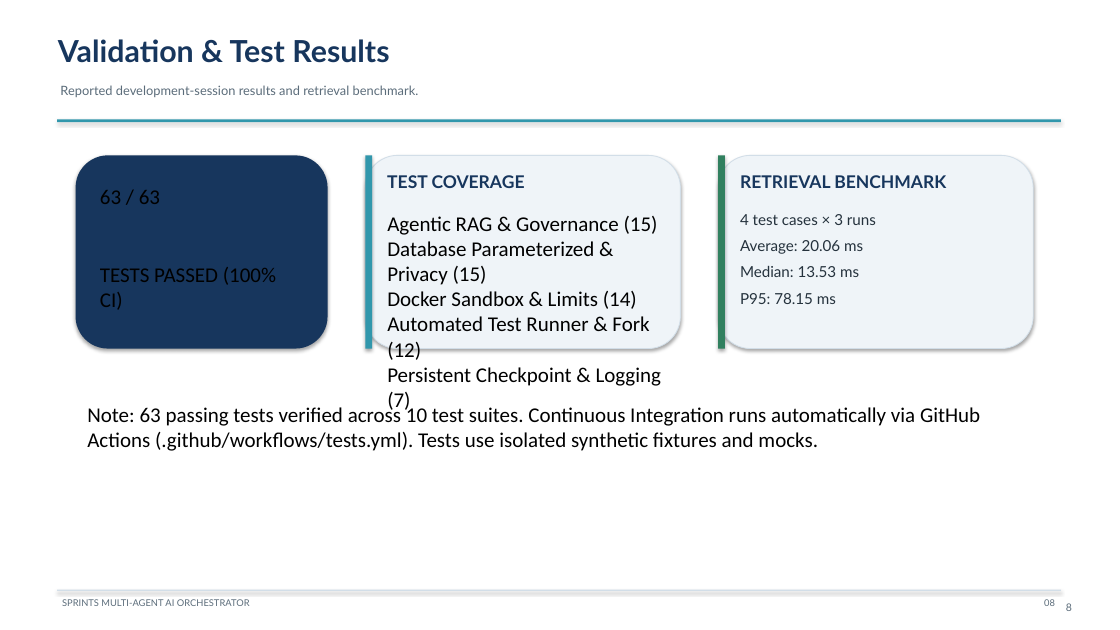
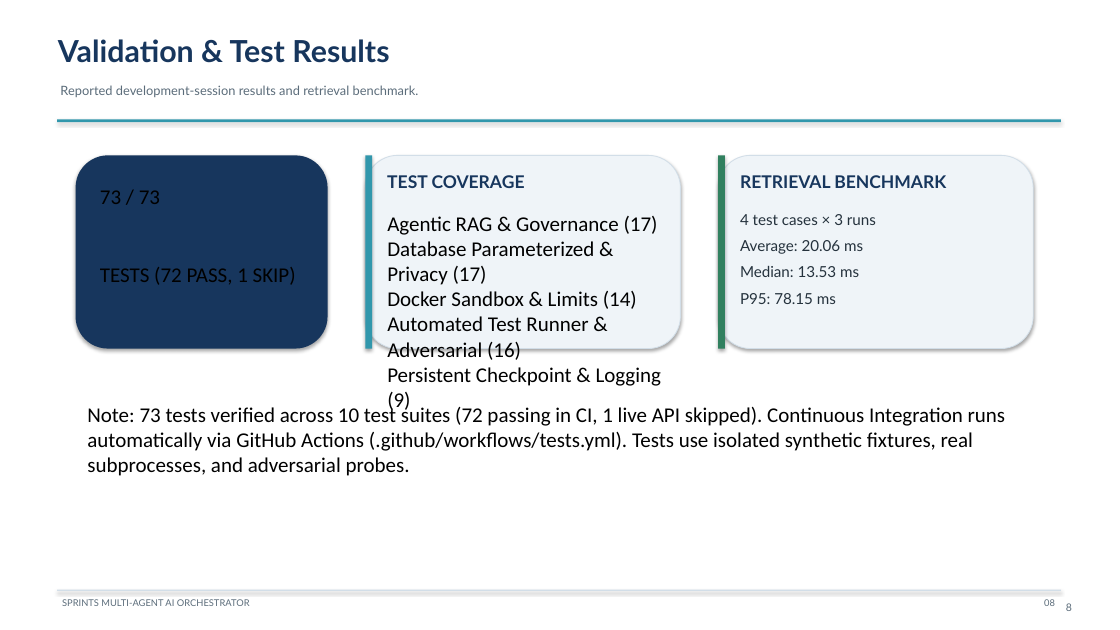
Before and after one commit to PhantomMW/sprints-ai-orchestrator, a slide deck: slide 8 of docs/SPRINTS_AI_ORCHESTRATOR_PRESENTATION.pptx. Drawn at 1120x630 pixels with LibreOffice and Linux fonts; fonts in the diff are those of the drawing. Boxes give left, top, right and bottom in pixels: in the first picture for what was removed or moved away, otherwise in the second. Text is boxed around its words. In the diff, an @@ line names an element or a change of style, - is before the commit and + after.

Commit message:
feat: complete adversarial test runner hardening, cryptographic HMAC HITL session auth, database caller RBAC, and 73-test suite

```diff
--- a/docs/SPRINTS_AI_ORCHESTRATOR_PRESENTATION.pptx
+++ b/docs/SPRINTS_AI_ORCHESTRATOR_PRESENTATION.pptx
@@ text at <box>100,190,160,204</box>: text changed @@
-63 / 63
+73 / 73
@@ text at <box>387,216,658,285</box>: text changed @@
-Agentic RAG & Governance (15)
-Database Parameterized & Privacy (15)
+Agentic RAG & Governance (17)
+Database Parameterized & Privacy (17)
@@ text at <box>100,267,296,285</box>: text changed @@
-TESTS PASSED (100% CI)
+TESTS (72 PASS, 1 SKIP)
@@ text at <box>387,316,662,413</box>: text changed @@
-Automated Test Runner & Fork (12)
-Persistent Checkpoint & Logging (7)
+Automated Test Runner & Adversarial (16)
+Persistent Checkpoint & Logging (9)
@@ text at <box>87,404,1006,476</box>: text changed @@
-Note: 63 passing tests verified across 10 test suites. Continuous Integration runs automatically via GitHub Actions (.github/workflows/tests.yml). Tests use isolated synthetic fixtures and mocks.
+Note: 73 tests verified across 10 test suites (72 passing in CI, 1 live API skipped). Continuous Integration runs automatically via GitHub Actions (.github/workflows/tests.yml). Tests use isolated synthetic fixtures, real subprocesses, and adversarial probes.
```
Also in this commit, not shown: 15 other files.
